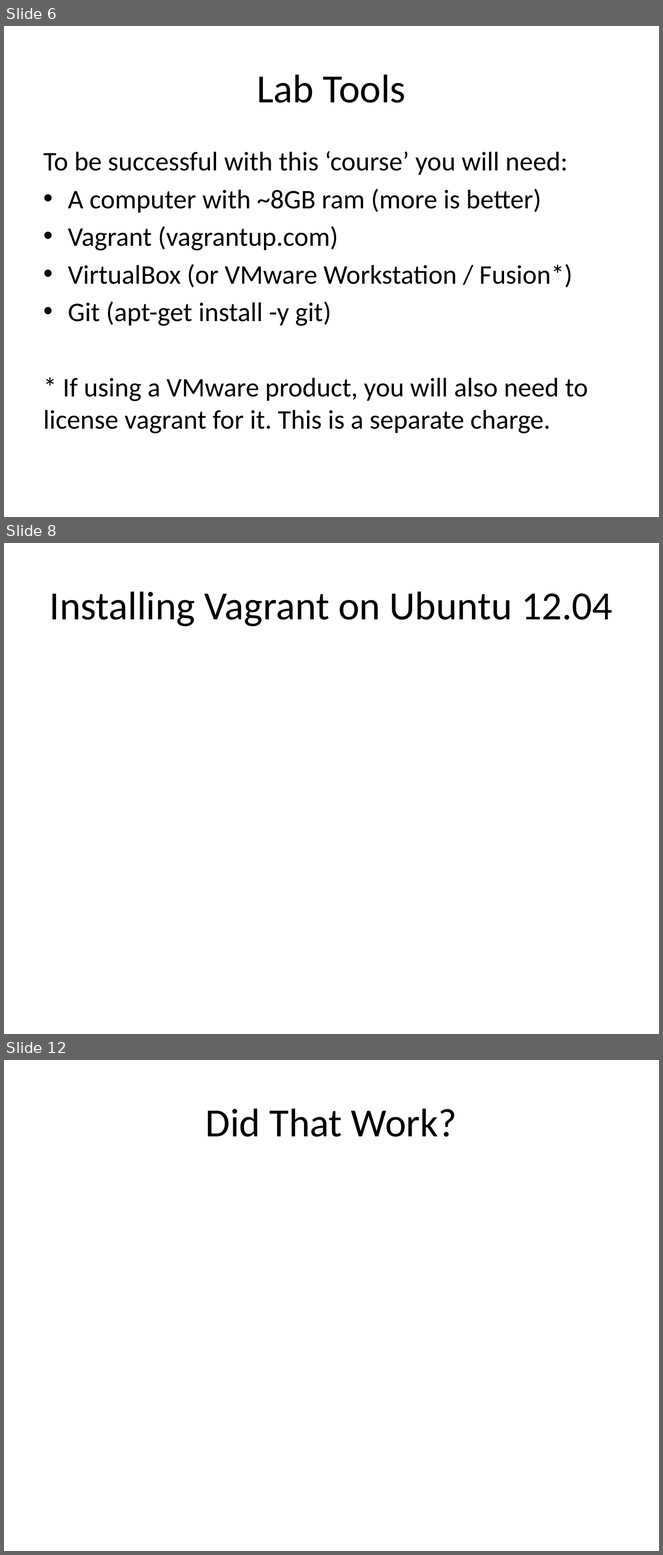
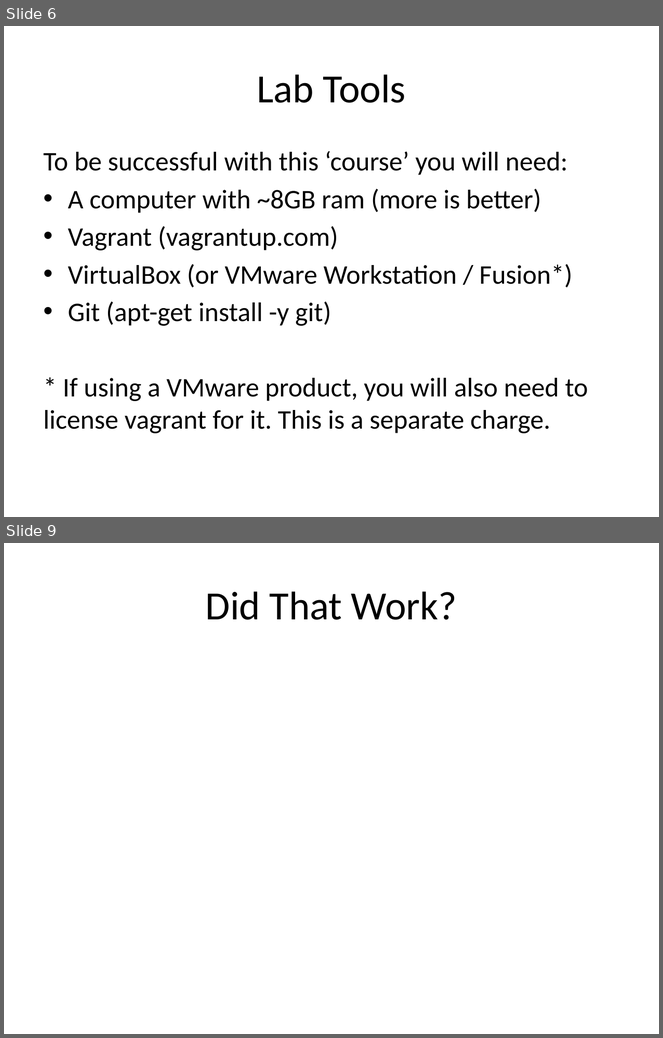
Before and after one commit to bunchc/Couch_to_OpenStack, a slide deck: slides/00-LabSetup.pptx. Shown one above the other, each under a label of ours: slides 6, 8 and 12 before the commit, slides 6 and 9 after it; the slides between them are not shown. The pictures are 663x1555 and 663x1038 pixels, drawn with LibreOffice and Linux fonts; fonts in the diff are those of the drawing. Boxes give left, top, right and bottom in pixels: in the first picture for what was removed or moved away, otherwise in the second. Text is boxed around its words. In the diff, an @@ line names an element or a change of style, - is before the commit and + after.

```diff
--- a/slides/00-LabSetup.pptx
+++ b/slides/00-LabSetup.pptx
@@ slide 8 removed at (4,543,659,1034), background #FFFFFF @@
@@ title removed at (50,591,612,627) @@
-Installing Vagrant on Ubuntu 12.04
@@ what was slide 12 is now slide 9 @@
```
Also in this commit, not shown: 2 slides changed, 2 other slides removed, 15 other files.
